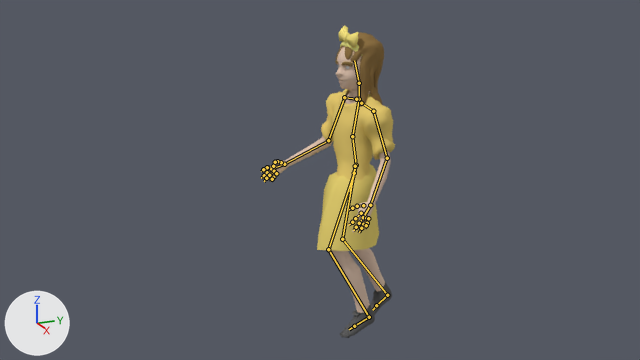
The Blender file models/MissyDubourde/Missy.blend: old version first, new version second.
The view is the same before and after, from the file's camera 'Camera'. Every picture has the same lights, and +X, +Y and +Z are marked at lower left. Both versions are drawn at frame 36 of the action 'WalkBack'; the numbers are the values there. The bones that bend it are drawn over the model as lines.

Names of what the first picture shows: 'Body', 'Bow', 'Eyes', 'Hair', 'Hairband', 'Shirt', 'ShoeL', 'ShoeR', 'Skirt'.
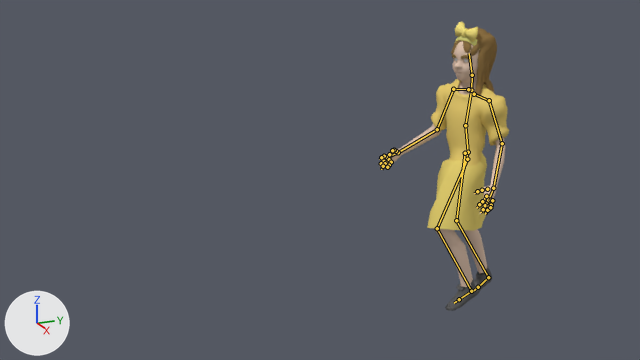
Patch to the scene script:
```diff
--- a/models/MissyDubourde/Missy.blend.py
+++ b/models/MissyDubourde/Missy.blend.py
@@ bone_root @@
 bone_root = bpy.data.objects['Armature'].pose.bones['Root']
-bone_root.location = (0.0, 0.0, 0.0)
+bone_root.location = (0.0, -2.7, -0.06)
@@ bone_ik_leg_l @@
 bone_ik_leg_l = bpy.data.objects['Armature'].pose.bones['ik-leg.L']  # child of 'Root'
-bone_ik_leg_l.location = (-0.26, -0.26, 0.17)
+bone_ik_leg_l.location = (-0.25, -0.37, 0.12)
@@ bone_base @@
 bone_base = bpy.data.objects['Armature'].pose.bones['Base']  # child of 'Root'
-bone_base.location = (-0.07, -0.03, 0.0)
-bone_base.rotation_quaternion = (0.999, -0.011, -0.008, -0.006)  # degrees (-1, -1, -1)
+bone_base.location = (-0.07, -0.05, 0.01)
+bone_base.rotation_quaternion = (1.0, 0.006, -0.009, -0.021)  # degrees (1, -1, -2)
@@ bone_chest @@
 bone_chest = bpy.data.objects['Armature'].pose.bones['Chest']  # child of 'Stomach'
-bone_chest.rotation_quaternion = (0.991, -0.004, 0.101, 0.032)  # degrees (0, 12, 4)
+bone_chest.rotation_quaternion = (0.988, -0.012, 0.13, 0.039)  # degrees (-1, 15, 4)
@@ bone_uperarm_l @@
 bone_uperarm_l = bpy.data.objects['Armature'].pose.bones['Uperarm.L']  # child of 'Collar.L'
-bone_uperarm_l.rotation_quaternion = (0.992, -0.11, 0.041, 0.05)  # degrees (-12, 5, 5)
+bone_uperarm_l.rotation_quaternion = (0.991, -0.111, 0.043, 0.056)  # degrees (-12, 6, 6)
@@ bone_uperarm_r @@
 bone_uperarm_r = bpy.data.objects['Armature'].pose.bones['Uperarm.R']  # child of 'Collar.R'
-bone_uperarm_r.rotation_quaternion = (0.957, 0.219, 0.104, -0.155)  # degrees (24, 16, -15)
+bone_uperarm_r.rotation_quaternion = (0.954, 0.223, 0.113, -0.163)  # degrees (24, 17, -16)
@@ bone_pelvis @@
 bone_pelvis = bpy.data.objects['Armature'].pose.bones['Pelvis']  # child of 'Base'
-bone_pelvis.rotation_quaternion = (0.964, -0.001, 0.238, 0.027)  # degrees (1, 28, 3)
+bone_pelvis.rotation_quaternion = (0.962, -0.001, 0.273, 0.031)  # degrees (1, 32, 4)
@@ bone_ik_leg_r @@
 bone_ik_leg_r = bpy.data.objects['Armature'].pose.bones['ik-leg.R']  # child of 'Root'
-bone_ik_leg_r.location = (0.32, 0.09, 0.97)
+bone_ik_leg_r.location = (0.32, 0.26, 1.01)
```

Pixel boxes [x1, y1, x2, y2] of what changed, in the pictures (640 x 360 px):
'Shirt', posed
    before: [321, 89, 395, 181]
    after: [431, 79, 509, 166]
'Body', posed (7% shorter)
    before: [261, 47, 391, 313]
    after: [379, 41, 505, 287]
'Skirt', posed (10% shorter)
    before: [317, 164, 379, 251]
    after: [427, 153, 487, 231]
'Hair', posed (8% shorter)
    before: [336, 32, 384, 107]
    after: [451, 28, 497, 97]
'ShoeL', posed (8% narrower)
    before: [340, 304, 375, 338]
    after: [445, 279, 477, 311]
'ShoeR', posed (13% narrower)
    before: [370, 281, 392, 315]
    after: [473, 265, 492, 298]
'Bow', posed (14% wider, 8% shorter)
    before: [338, 25, 358, 48]
    after: [455, 21, 478, 42]
'Hairband', posed
    before: [340, 41, 362, 56]
    after: [455, 35, 480, 50]
'EyebrowL', posed
    before: [342, 62, 353, 67]
    after: [461, 55, 472, 60]
'Eyes', posed (not visible before)
    after: [454, 58, 468, 62]
'EyebrowR', posed (not visible before)
    after: [452, 54, 456, 58]
bone 'Chest', root to tip
    before: (352, 136) to (359, 99)
    after: (465, 125) to (471, 90)
bone 'Uperarm.L', root to tip
    before: (373, 111) to (387, 158)
    after: (489, 100) to (502, 143)
bone 'Uperarm.R', root to tip
    before: (344, 97) to (328, 140)
    after: (453, 89) to (437, 129)
bone 'Pelvis', root to tip
    before: (356, 165) to (350, 191)
    after: (468, 152) to (461, 176)
